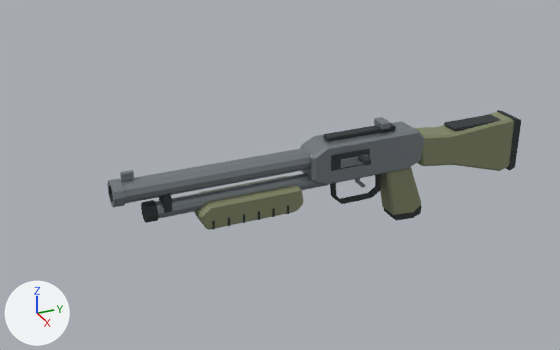
Renders of the glTF model public/assets/lab/soldier-shotgun.glb from each side of a commit.
Both versions are drawn from a camera (50 mm lens) standing at (0.821, -0.472, 0.394) and looking at (-0.009, -0.099, -0.021). The lights are fixed; the arrows at lower left show +X, +Y and +Z. The first picture is the older version. Where no turn or scale is listed for an object, it has been applied to the vertices. Vertices at exactly the same position are counted once.

Objects in the first picture: 'SoldierShotgun'.
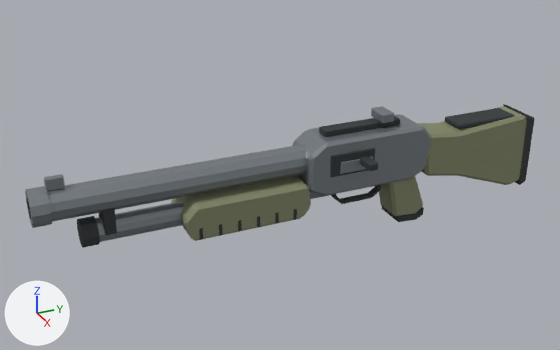
The change, as a diff of the scene's bpy script:
```diff
--- a/public/assets/lab/soldier-shotgun.glb.py
+++ b/public/assets/lab/soldier-shotgun.glb.py
@@ me_soldiershotgungeometry @@
-me_soldiershotgungeometry.from_pydata(...)  # 690 vertices, 1280 faces; spans x -0.023..0.041, y -0.318..0.263, z -0.113..0.036
+me_soldiershotgungeometry.from_pydata(...)  # 692 vertices, 1284 faces; spans x -0.032..0.056, y -0.41..0.28, z -0.113..0.049
+# me_soldiershotgungeometry part 1: a new loose piece, a 12-sided cylinder along y spanning x -0.014..0.014, y -0.346..-0.036, z -0.058..-0.029, in mat_soldier_gun___satin_steel (grey #8a9197)
+# me_soldiershotgungeometry part 2: the loose piece of 24 vertices spanning x -0.002..0.002, y -0.305..-0.289, z 0.014..0.024 is scaled about its middle by (1.77, 1.44, 1.41), then moved by (0.0, -0.082, 0.007)
+# me_soldiershotgungeometry part 3: the loose piece of 24 vertices spanning x 0.022..0.024, y -0.028..0.012, z -0.011..0.001 is scaled about its middle by (1.2, 1.17, 1.33), then moved by (0.008, -0.001, -0.002)
+# me_soldiershotgungeometry part 4: the loose piece of 24 vertices spanning x -0.011..0.011, y 0.038..0.052, z 0.026..0.036 is scaled about its middle by (1.39, 1.43, 1.39), then moved by (0.0, 0.0, 0.012)
+# me_soldiershotgungeometry part 5: a new loose piece, a 12-sided cylinder along y spanning x -0.017..0.017, y -0.358..-0.339, z -0.06..-0.026, in mat_soldier_gun___rubber_and_recesses (dark grey #33383a)
+# me_soldiershotgungeometry part 6: the loose piece of 16 vertices spanning x 0.021..0.023, y -0.041..0.015, z -0.013..0.009 is scaled about its middle by (1.25, 1.14, 1.37), then moved by (0.008, -0.001, -0.001)
+# me_soldiershotgungeometry part 7: the loose piece of 24 vertices spanning x 0.021..0.041, y -0.002..0.007, z -0.004..0.002 is scaled about its middle by (1.32, 1.44, 1.41), then moved by (0.011, 0.0, -0.001)
+# me_soldiershotgungeometry part 8: the loose piece of 24 vertices spanning x -0.007..0.007, y -0.038..0.062, z 0.021..0.027 is scaled about its middle by (1.39, 1.1, 1.41), then moved by (0.0, 0.0, 0.009)
+# me_soldiershotgungeometry part 9: the loose piece of 34 vertices spanning x -0.016..0.016, y 0.065..0.108, z -0.113..-0.097 is scaled about its middle by (1.36, 0.985, 0.942)
+# me_soldiershotgungeometry part 10: the loose piece of 24 vertices spanning x -0.021..0.021, y 0.251..0.263, z -0.068..0.013 is scaled about its middle by (1.36, 1.04, 1.35), then moved by (0.0, 0.016, -0.009)
+# me_soldiershotgungeometry part 11: the loose piece of 24 vertices spanning x -0.013..0.013, y 0.154..0.234, z 0.007..0.012 is scaled about its middle by (1.38, 1.18, 1.37), then moved by (0.0, 0.011, 0.005)
+# me_soldiershotgungeometry part 12: the loose piece of 36 vertices spanning x -0.023..0.023, y -0.218..-0.079, z -0.062..-0.029 is scaled about its middle by (1.37, 1.21, 1.43), then moved by (0.0, -0.008, 0.0)
+# me_soldiershotgungeometry part 13: the loose piece of 30 vertices spanning x -0.015..0.015, y 0.048..0.109, z -0.107..-0.026 is multiplied about its middle by the matrix ((1.358, 0.0, 0.0), (0.0, 0.972, -0.005), (0.0, -0.004, 0.984))
+# me_soldiershotgungeometry part 14: the loose piece of 44 vertices spanning x -0.022..0.022, y -0.066..0.102, z -0.033..0.021 is rebuilt with 44 vertices and now spans x -0.03..0.03, y -0.074..0.107, z -0.045..0.029
+# me_soldiershotgungeometry part 15: the loose piece of 42 vertices spanning x -0.019..0.019, y 0.094..0.258, z -0.067..0.012 is rebuilt with 44 vertices and now spans x -0.025..0.025, y 0.097..0.275, z -0.089..0.017
+# me_soldiershotgungeometry part 16: 10 loose pieces with 144 vertices, spanning x -0.023..0.023, y -0.282..-0.036, z -0.061..0.01, are deleted
+# me_soldiershotgungeometry part 17: 70 vertices removed from x -0.016..0.016, y -0.318..-0.045, z -0.016..0.016; 94 vertices added at x -0.022..0.022, y -0.41..-0.045, z -0.045..0.022
+# other edits to the shape of me_soldiershotgungeometry do not show in these pictures
 me_soldiershotgungeometry.materials.append(mat_soldier_gun___satin_steel)
```

Pixel boxes [x1, y1, x2, y2] of what changed, in the pictures (560 x 350 px; the box of a moved part takes in the faces that stretch with it):
'SoldierShotgun', reshaped (23% wider, 20% taller)
    before: [107, 110, 521, 230]
    after: [25, 104, 534, 248]
part 1 of me_soldiershotgungeometry, added
    after: [95, 191, 329, 242]
part 2 of me_soldiershotgungeometry, moved or reshaped
    before: [120, 170, 134, 182]
    after: [44, 174, 65, 191]
part 3 of me_soldiershotgungeometry, moved or reshaped
    before: [340, 155, 368, 168]
    after: [340, 157, 373, 174]
part 4 of me_soldiershotgungeometry, moved or reshaped
    before: [374, 117, 390, 130]
    after: [371, 106, 394, 123]
part 5 of me_soldiershotgungeometry, added
    after: [77, 216, 100, 248]
part 6 of me_soldiershotgungeometry, moved or reshaped
    before: [331, 148, 370, 171]
    after: [330, 148, 375, 177]
part 7 of me_soldiershotgungeometry, moved or reshaped
    before: [358, 154, 371, 165]
    after: [360, 156, 378, 171]
part 8 of me_soldiershotgungeometry, moved or reshaped
    before: [323, 123, 396, 142]
    after: [319, 116, 400, 137]
part 9 of me_soldiershotgungeometry, moved or reshaped
    before: [384, 206, 422, 221]
    after: [382, 206, 424, 222]
part 10 of me_soldiershotgungeometry, moved or reshaped
    before: [497, 110, 521, 170]
    after: [503, 104, 534, 185]
part 11 of me_soldiershotgungeometry, moved or reshaped
    before: [444, 114, 501, 131]
    after: [445, 108, 515, 129]
part 12 of me_soldiershotgungeometry, moved or reshaped
    before: [194, 176, 304, 230]
    after: [171, 176, 311, 241]
part 13 of me_soldiershotgungeometry, moved or reshaped
    before: [380, 167, 421, 215]
    after: [379, 176, 423, 216]
part 14 of me_soldiershotgungeometry, rebuilt (11% wider, 28% taller)
    before: [300, 121, 425, 185]
    after: [292, 114, 431, 196]
part 15 of me_soldiershotgungeometry, rebuilt (11% wider, 33% taller)
    before: [415, 112, 514, 171]
    after: [417, 106, 527, 185]
part 16 of me_soldiershotgungeometry, deleted
    before: [141, 173, 329, 229]
part 17 of me_soldiershotgungeometry, moved or reshaped
    before: [107, 148, 311, 207]
    after: [25, 145, 307, 235]
